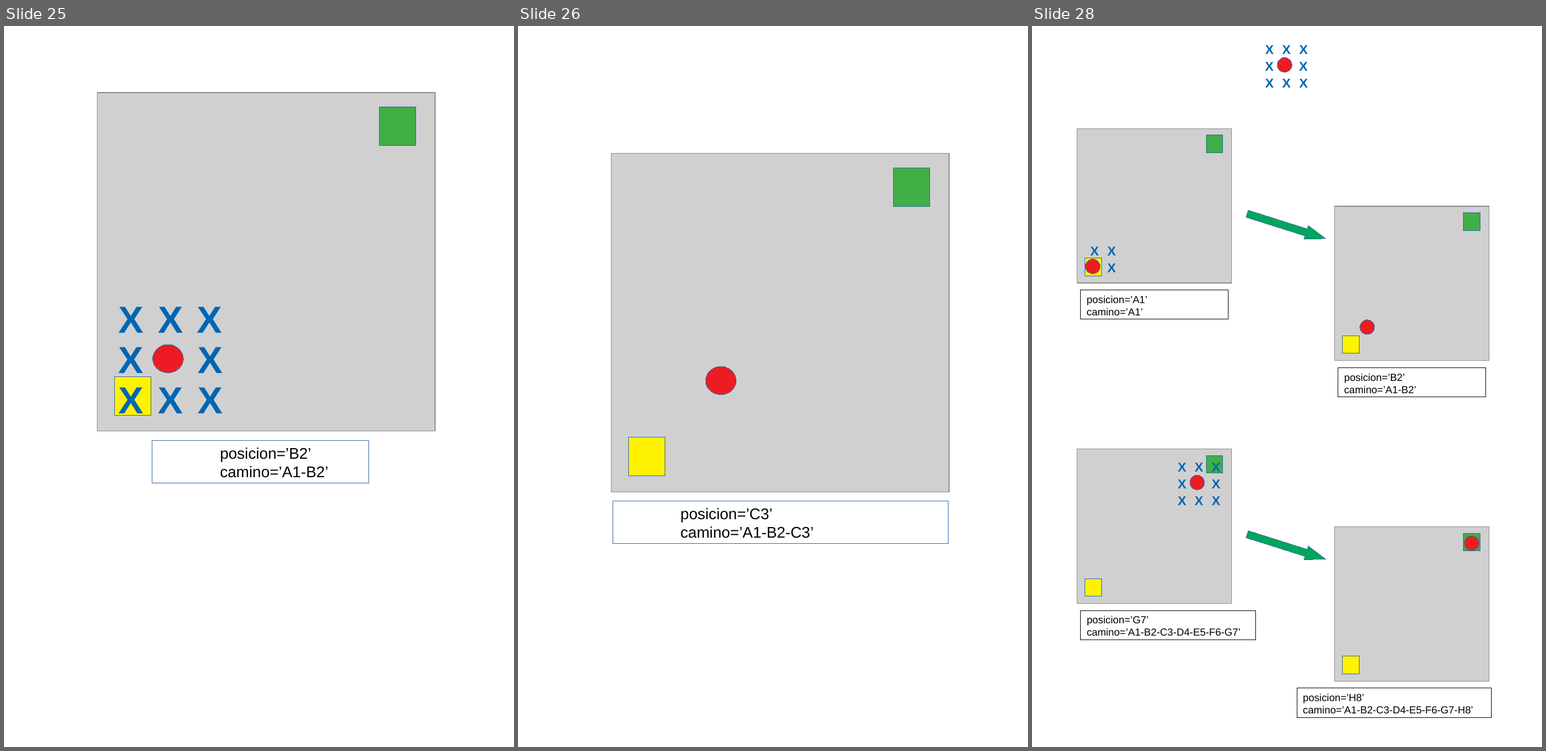
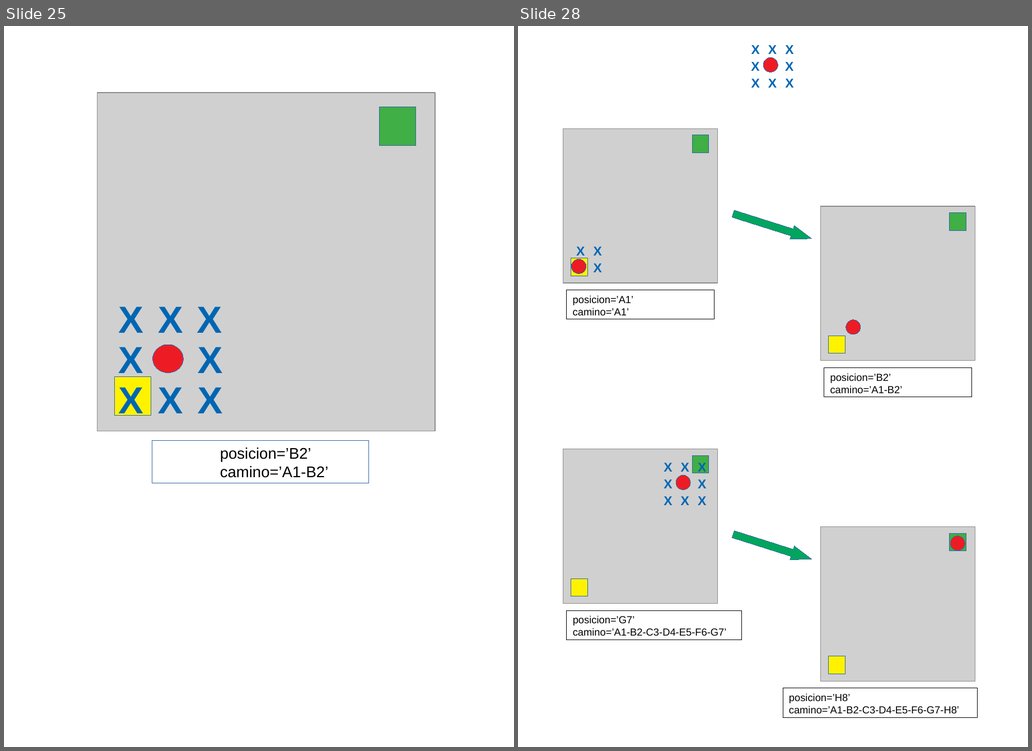
Before and after one commit to fabhrius/La-Cosa, a slide deck: capitulos/3 - Resolver un problema simple/Resolviendo un problema simple.odp. Shown side by side, each under a label of ours: slides 25, 26 and 28 before the commit, slides 25 and 28 after it; the slides between them are not shown. The pictures are 1546x751 and 1032x751 pixels, drawn with LibreOffice and Linux fonts; fonts in the diff are those of the drawing; grey boxes stand for pictures. Boxes give left, top, right and bottom in pixels: in the first picture for what was removed or moved away, otherwise in the second. Text is boxed around its words. In the diff, an @@ line names an element or a change of style, - is before the commit and + after.

```diff
--- a/capitulos/3 - Resolver un problema simple/Resolviendo un problema simple.odp
+++ b/capitulos/3 - Resolver un problema simple/Resolviendo un problema simple.odp
@@ slide 26 removed at bbox=[518, 26, 1028, 747], background #FFFFFF @@
@@ picture removed at bbox=[611, 154, 949, 492] @@
@@ rectangle removed at bbox=[894, 168, 930, 207] @@
@@ ellipse removed at bbox=[706, 366, 736, 395] @@
@@ rectangle removed at bbox=[628, 438, 665, 476] @@
@@ rectangle removed at bbox=[613, 501, 949, 544] @@
-posicion=’C3’
-camino=’A1-B2-C3’
```
Also in this commit, not shown: 2 slides changed, 1 slide added, 10 other files.
